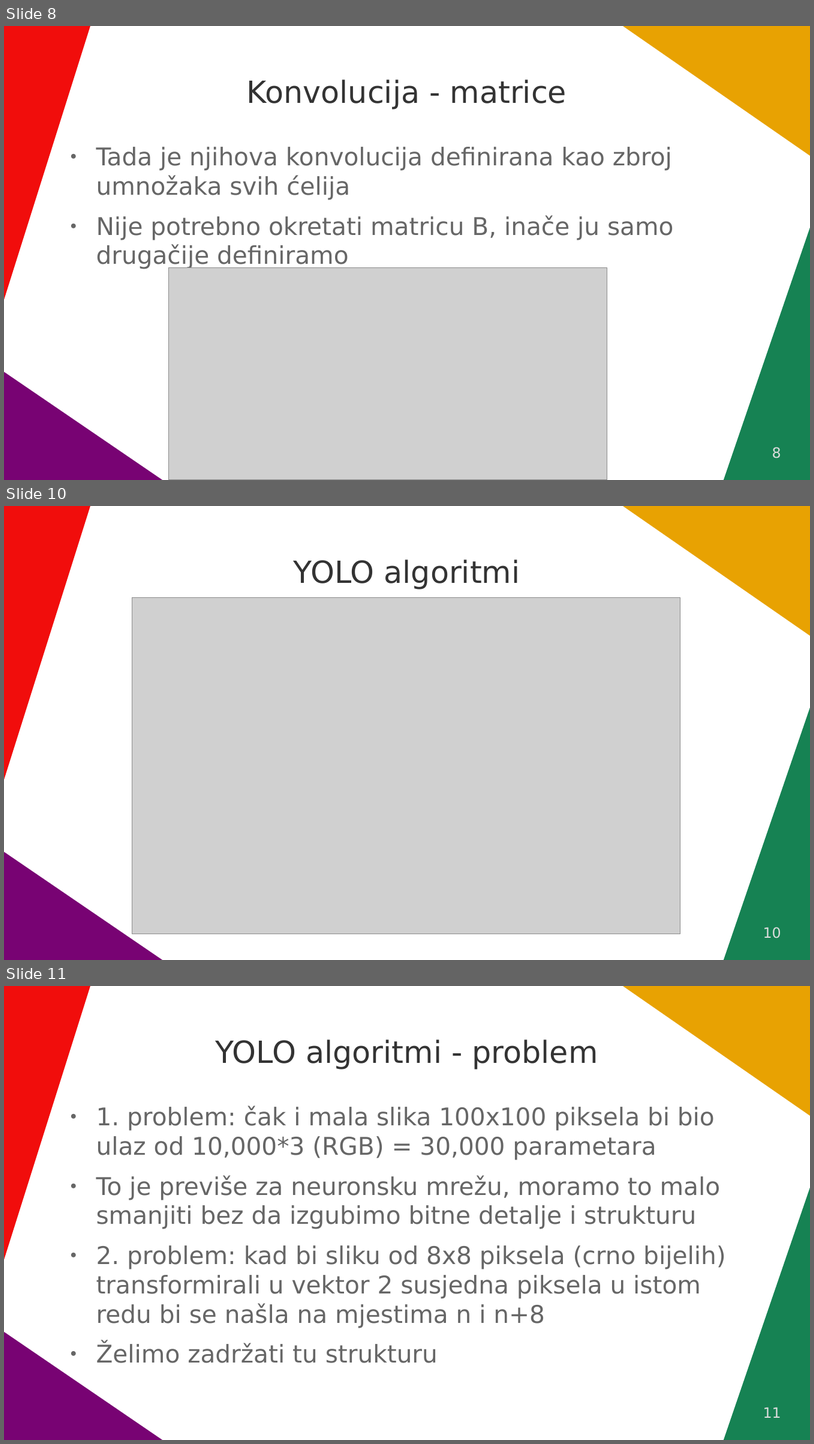
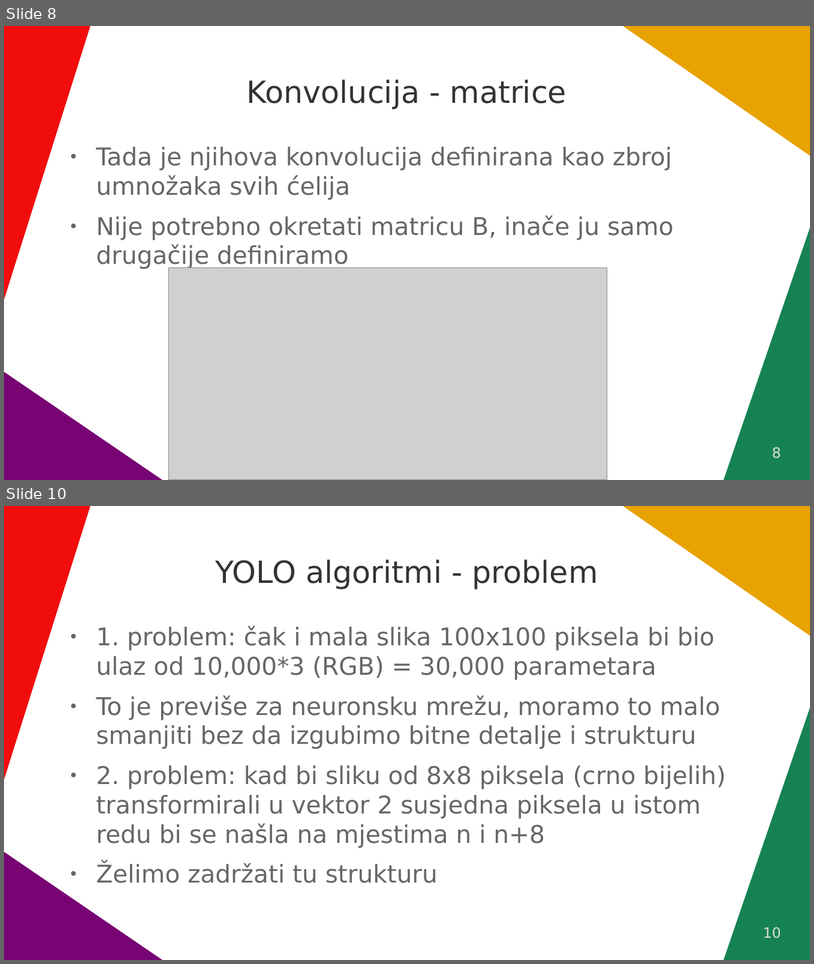
Before and after one commit to VidJoha/Seminar---CNN-i-YOLO-algoritmi, a slide deck: Konvolucijske neuralne mreže.odp. Shown one above the other, each under a label of ours: slides 8, 10 and 11 before the commit, slides 8 and 10 after it; the slides between them are not shown. The pictures are 814x1444 and 814x964 pixels, drawn with LibreOffice and Linux fonts; fonts in the diff are those of the drawing; grey boxes stand for pictures. Boxes give left, top, right and bottom in pixels: in the first picture for what was removed or moved away, otherwise in the second. Text is boxed around its words. In the diff, an @@ line names an element or a change of style, - is before the commit and + after.

```diff
--- a/Konvolucijske neuralne mreže.odp
+++ b/Konvolucijske neuralne mreže.odp
@@ slide 10 removed at <box>4,506,810,960</box>, background #FFFFFF; not listed: 4 template elements that a slide beside it also shows @@
@@ title removed at <box>294,559,521,589</box> @@
-YOLO algoritmi
@@ picture removed at <box>132,597,681,934</box> @@
@@ page number removed at <box>764,927,782,938</box> @@
-10
@@ what was slide 11 is now slide 10 @@
@@ page number at <box>764,927,782,938</box>: text changed @@
-11
+10
```
Also in this commit, not shown: 9 slides changed, 2 slides added, 1 other slide removed, 1 other file.
